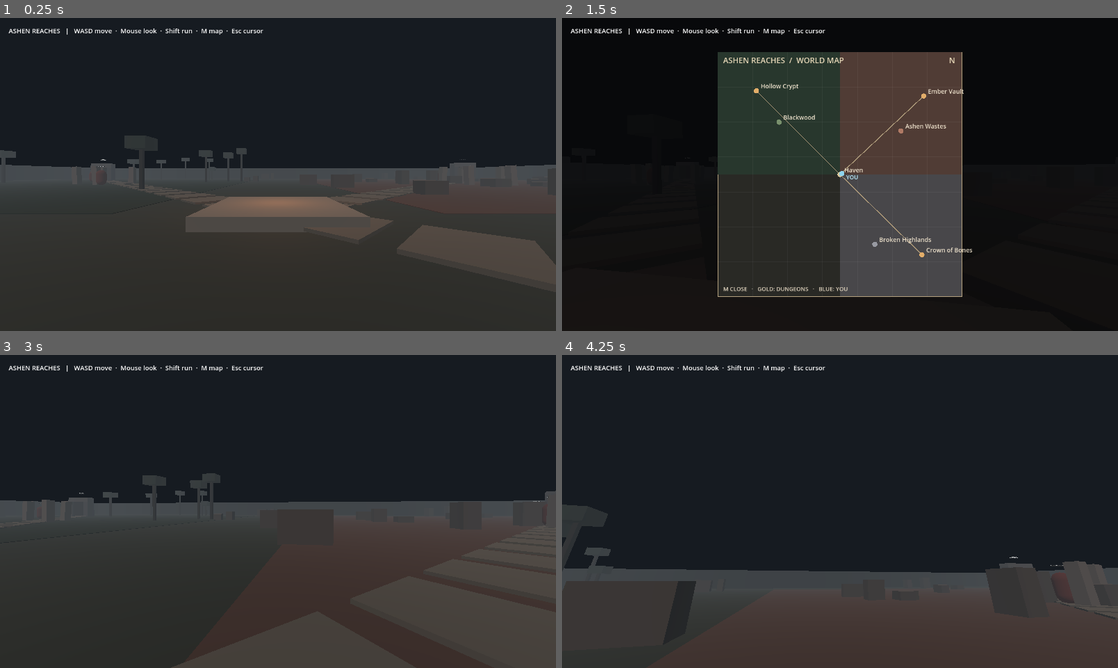
Above: before the commit, frames 1-4 (two rows, left to right).
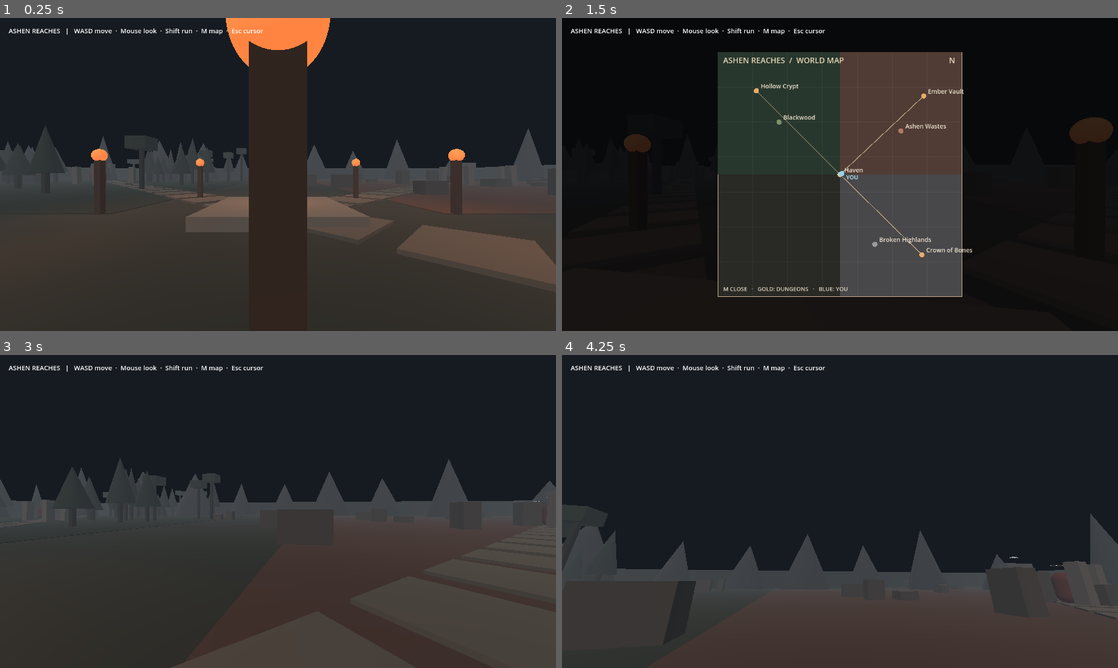
Above: after the commit, the same moments.

Repository: new-game-for-bro/ashen-reaches
Game: Godot game, scene res://world.tscn
Same seed, same stepped clock (60 frames per second), same inputs: the game is played once before the commit and once after it.
Inputs (mouse positions are in pixels of both pictures, inside the frame that each line leads up to):
- Up to frame 1 (0.25 s): no input
- Up to frame 2 (1.5 s): tap Enter at 0.5 s; move the mouse to (867, 174) at 0.52 s; hold Shift 0.53-1.28 s; hold W from 0.53 s (still down); move the mouse to (812, 174) at 1.27 s; tap M at 1.35 s
- Up to frame 3 (3 s): move the mouse to (333, 442) at 2.02 s; release W at 2.03 s; hold D 2.03-2.78 s; hold Shift 2.03-2.78 s; move the mouse to (250, 574) at 2.77 s; hold W from 2.78 s (still down); tap M at 2.85 s; click (250, 574) at 2.92 s
- Up to frame 4 (4.25 s): keep holding W; move the mouse to (878, 514) at 3.52 s; hold Shift from 3.53 s (still down)

The runs differ from the first frame. In frame 1, 11% of the frame differs, in the area x 0-98%, y 0-69%; in frame 2, 0.7%; in frame 3, 2.7%; in frame 4, 2.7%.

Commit message:
Add dark forest and mountain scenery

Diff:
--- a/world.gd
+++ b/world.gd
@@ -18,6 +18,7 @@
 	_build_environment()
 	_build_landscape()
 	_build_roads_and_ruins()
+	_build_scenery()
 	_build_dungeon(Vector3(-48, 0, -48), "HOLLOW CRYPT")
 	_build_dungeon(Vector3(48, 0, -45), "EMBER VAULT")
 	_build_dungeon(Vector3(47, 0, 46), "CROWN OF BONES")
@@ -176,3 +177,63 @@
 	fire.light_energy = 1.3
 	fire.omni_range = 14
 	add_child(fire)
+
+
+func _build_scenery() -> void:
+	var rng := RandomNumberGenerator.new()
+	rng.seed = 7349
+	# Jagged silhouettes frame the world without obstructing its routes.
+	for i in range(32):
+		var angle := TAU * float(i) / 32.0
+		var distance := rng.randf_range(64, 68)
+		var h := rng.randf_range(5, 13)
+		var peak := MeshInstance3D.new()
+		var cone := CylinderMesh.new()
+		cone.top_radius = 0.0
+		cone.bottom_radius = rng.randf_range(3, 7)
+		cone.height = h
+		cone.radial_segments = 5
+		peak.mesh = cone
+		peak.material_override = _mat(Color("303237"))
+		peak.position = Vector3(cos(angle) * distance, h / 2.0 - 0.4, sin(angle) * distance)
+		add_child(peak)
+	# Dark pines and dead trees give Blackwood a recognisable skyline.
+	for i in range(48):
+		var x := rng.randf_range(-62, -12)
+		var z := rng.randf_range(-58, -8)
+		if abs(x-z) < 5 or Vector2(x + 48, z + 48).length() < 8:
+			continue
+		var height := rng.randf_range(4.5, 8.0)
+		_box(Vector3(x, height * 0.4, z), Vector3(0.35, height * 0.8, 0.35), Color("302b29"))
+		var crown := MeshInstance3D.new()
+		var cone := CylinderMesh.new()
+		cone.top_radius = 0.0
+		cone.bottom_radius = rng.randf_range(1.1, 1.8)
+		cone.height = height * 0.75
+		cone.radial_segments = 5
+		crown.mesh = cone
+		crown.material_override = _mat(Color("26352d"))
+		crown.position = Vector3(x, height * 0.7, z)
+		add_child(crown)
+	# A ring of warm beacons makes the central refuge easy to find.
+	for i in range(8):
+		var angle := TAU * float(i) / 8.0
+		var p := Vector3(cos(angle) * 7.0, 0, sin(angle) * 7.0)
+		_box(p + Vector3(0, 1.1, 0), Vector3(0.25, 2.2, 0.25), Color("4b3a30"))
+		var flame := MeshInstance3D.new()
+		var orb := SphereMesh.new()
+		orb.radius = 0.25
+		orb.height = 0.5
+		flame.mesh = orb
+		var glow := _mat(Color("f9a558"))
+		glow.emission_enabled = true
+		glow.emission = Color("fa7436")
+		flame.material_override = glow
+		flame.position = p + Vector3(0, 2.3, 0)
+		add_child(flame)
+		var light := OmniLight3D.new()
+		light.position = p + Vector3(0, 2.3, 0)
+		light.light_color = Color("ff9752")
+		light.light_energy = 0.7
+		light.omni_range = 8
+		add_child(light)
